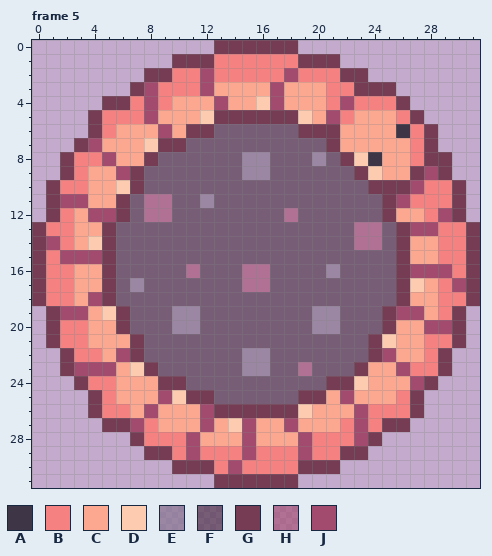
Two states of a pixel-art file, Aseprite/Environment/Objects/end_portal.aseprite. Above is the file before it was changed.
32x32 pixels, 8 frames. Shown: frame 5. The commit also changed other frames, which this record leaves out.
Palette (. is transparent): A #3e3546  B #f68181  C #fca790  D #fdcbb0  E #7f708a99  F #45293f99  G #753c54  H #a24b6f99  J #a24b6f
After the commit:
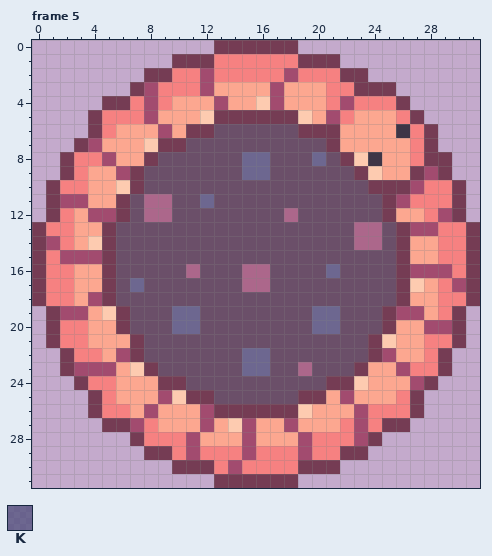
Colours new in this view: K #484a77b3
Commit message: order fix and portal animation
The edit:
{"change": "layer \"portla\" opacity 60% -> 70%"}
{"colour":"F","old":"#45293f99","new":"#45293fb3"}
{"colour":"H","old":"#a24b6f99","new":"#a24b6fb3"}
{"where": "frame 5, layer \"portla\""}
{"frame":5,"y":8,"x":15,"old":"EE","new":"KK"}
{"frame":5,"y":8,"x":20,"old":"E","new":"K"}
{"frame":5,"y":9,"x":15,"old":"EE","new":"KK"}
{"frame":5,"y":11,"x":12,"old":"E","new":"K"}
{"frame":5,"y":16,"x":21,"old":"E","new":"K"}
{"frame":5,"y":17,"x":7,"old":"E","new":"K"}
{"frame":5,"y":19,"x":10,"old":"EE","new":"KK"}
{"frame":5,"y":19,"x":20,"old":"EE","new":"KK"}
{"frame":5,"y":20,"x":10,"old":"EE","new":"KK"}
{"frame":5,"y":20,"x":20,"old":"EE","new":"KK"}
{"frame":5,"y":22,"x":15,"old":"EE","new":"KK"}
{"frame":5,"y":23,"x":15,"old":"EE","new":"KK"}
